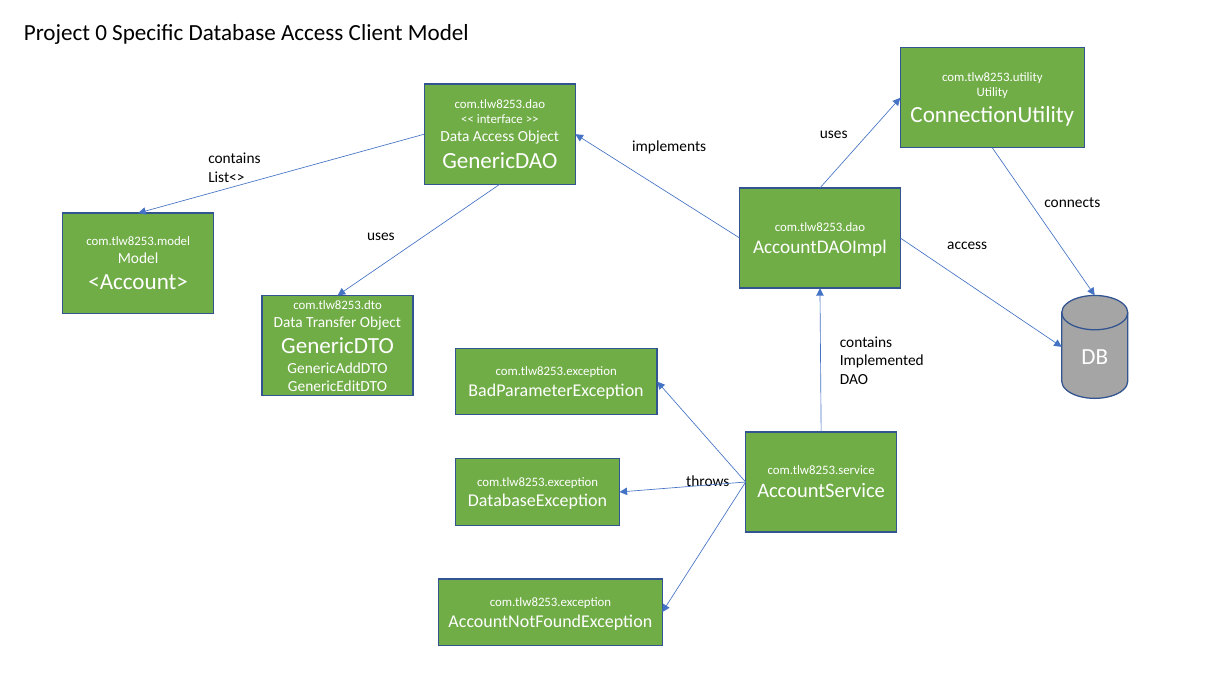
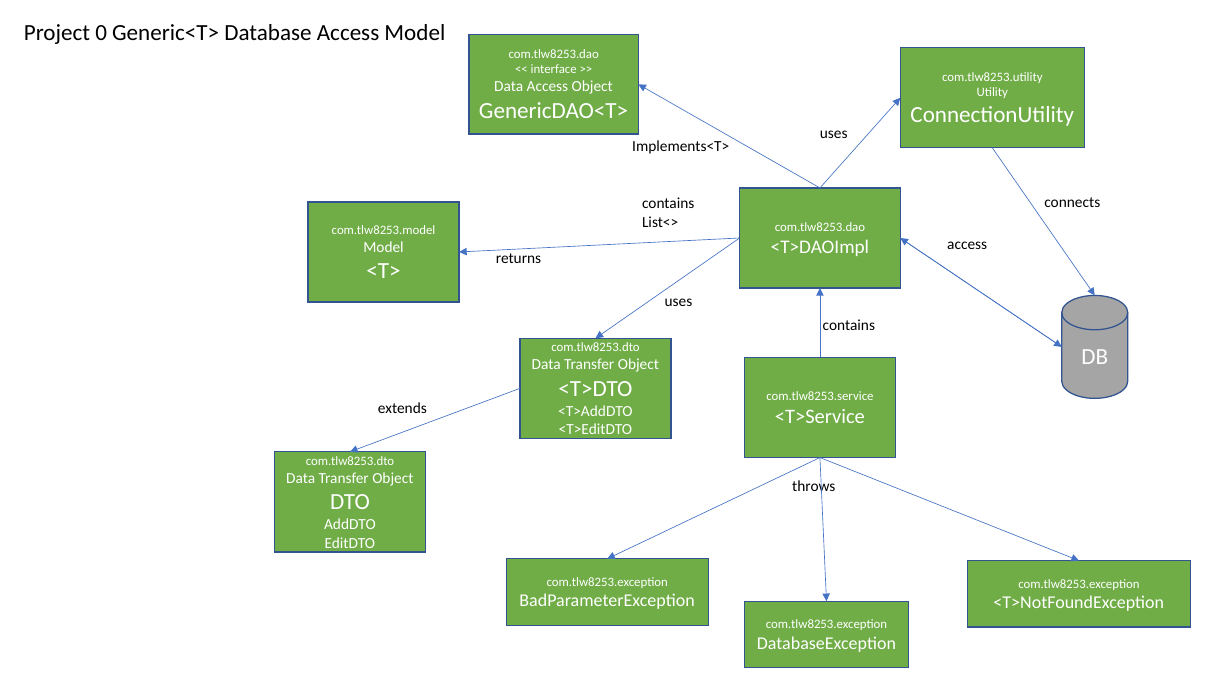
Before and after one commit to tlw8253/Project-0, a slide deck: slide 5 of docs/Project 0.pptx. Drawn at 1232x693 pixels with LibreOffice and Linux fonts; fonts in the diff are those of the drawing. Boxes give left, top, right and bottom in pixels: in the first picture for what was removed or moved away, otherwise in the second. Text is boxed around its words. In the diff, an @@ line names an element or a change of style, - is before the commit and + after.

```diff
--- a/docs/Project 0.pptx
+++ b/docs/Project 0.pptx
@@ text at bbox=[24, 24, 445, 44]: text changed @@
-Project 0 Specific Database Access Client Model
+Project 0 Generic<T> Database Access Model
@@ rectangle "com.tlw8253.dao": place and size @@
-rectangle "com.tlw8253.dao" at bbox=[424, 84, 575, 184]
+rectangle "com.tlw8253.dao" at bbox=[470, 34, 639, 134]
@@ arrow moved from (739, 238) - (576, 134) to (820, 188) - (639, 84) @@
@@ text in rectangle at bbox=[479, 102, 628, 118]: text changed @@
-GenericDAO
+GenericDAO<T>
@@ text at bbox=[632, 140, 729, 154]: text changed @@
-implements
+Implements<T>
@@ rectangle "com.tlw8253.model": place and size @@
-rectangle "com.tlw8253.model" at bbox=[63, 213, 213, 313]
+rectangle "com.tlw8253.model" at bbox=[308, 202, 458, 302]
@@ text "contains" rewrapped from bbox=[208, 152, 260, 187] to bbox=[642, 197, 694, 227] @@
@@ arrow moved from (424, 134) - (139, 213) to (739, 238) - (459, 252) @@
@@ arrow moved from (500, 184) - (337, 296) to (739, 238) - (595, 338) @@
@@ text in rectangle at bbox=[771, 239, 869, 256]: text changed @@
-AccountDAOImpl
+<T>DAOImpl
@@ arrow added from (1062, 347) to (900, 238), #4472C4 0.5 pt @@
@@ text in rectangle at bbox=[366, 263, 400, 278]: text changed @@
-<Account>
+<T>
@@ text added at bbox=[496, 250, 541, 263], 12 pt, text #000000 @@
+returns
@@ text "uses": place and size @@
-text "uses" at bbox=[367, 232, 395, 240]
+text "uses" at bbox=[665, 298, 693, 306]
@@ arrow moved from (822, 432) - (820, 288) to (820, 358) - (820, 288) @@
@@ text "contains": place and size @@
-text "contains" at bbox=[840, 336, 924, 384]
+text "contains" at bbox=[823, 319, 875, 330]
@@ rectangle added at bbox=[520, 338, 671, 438], fill #70AD47, outline #325491 1 pt, 12 pt, text #FFFFFF @@
+com.tlw8253.dto
+Data Transfer Object
+<T>DTO
+<T>AddDTO
+<T>EditDTO
@@ rectangle "com.tlw8253.service": place and size @@
-rectangle "com.tlw8253.service" at bbox=[746, 432, 897, 531]
+rectangle "com.tlw8253.service" at bbox=[745, 358, 896, 457]
@@ text at bbox=[840, 354, 924, 384]: paragraph removed @@
-Implemented DAO
@@ arrow added from (520, 388) to (350, 452), #4472C4 0.5 pt @@
@@ text added at bbox=[378, 402, 427, 413], 12 pt, text #000000 @@
+extends
@@ text in rectangle at bbox=[775, 409, 865, 423]: text changed @@
-AccountService
+<T>Service
@@ rectangle "com.tlw8253.dto": place and size @@
-rectangle "com.tlw8253.dto" at bbox=[262, 296, 413, 396]
+rectangle "com.tlw8253.dto" at bbox=[274, 452, 425, 552]
@@ arrow moved from (746, 482) - (657, 382) to (820, 457) - (607, 559) @@
@@ text "throws" rewrapped from bbox=[686, 475, 729, 487] to bbox=[792, 478, 835, 496] @@
@@ arrow moved from (746, 482) - (663, 613) to (820, 457) - (1080, 561) @@
@@ arrow moved from (746, 482) - (619, 492) to (820, 457) - (827, 602) @@
@@ text in rectangle at bbox=[324, 494, 376, 552]: text changed @@
-GenericDTO
-GenericAddDTO
-GenericEditDTO
+DTO
+AddDTO
+EditDTO
@@ rectangle "com.tlw8253.exception": place and size @@
-rectangle "com.tlw8253.exception" at bbox=[456, 348, 658, 415]
+rectangle "com.tlw8253.exception" at bbox=[506, 559, 709, 626]
@@ rectangle "com.tlw8253.exception": place and size @@
-rectangle "com.tlw8253.exception" at bbox=[439, 579, 663, 646]
+rectangle "com.tlw8253.exception" at bbox=[968, 561, 1191, 628]
@@ text in rectangle at bbox=[993, 595, 1164, 611]: text changed @@
-AccountNotFoundException
+<T>NotFoundException
@@ rectangle "com.tlw8253.exception": place and size @@
-rectangle "com.tlw8253.exception" at bbox=[456, 459, 619, 526]
+rectangle "com.tlw8253.exception" at bbox=[745, 602, 909, 668]
```
Also in this commit, not shown: 2 other slides changed, 1 slide added, 9 other files.
